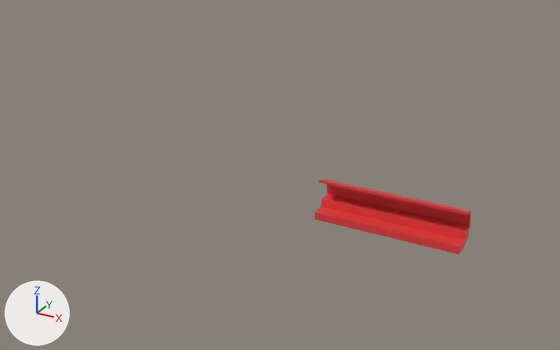
Renders of the Blender file ProyectoRata/Mayas/Recursos/Pantallas/ModeloAlcantarillaGeneral.blend from each side of a commit.
Both versions are drawn from a 50 mm lens placed at (98.0, -297.0, 156.0), pointed at (-92.0, 49.0, -17.0). The axes (+X, +Y, +Z) are drawn at lower left. The lights are the same throughout.

The older version as bpy lines, for what is in view:
```python
me_cilindro = bpy.data.meshes.new('Cilindro')
me_cilindro.from_pydata(...)  # 29 vertices, 20 faces, 2 loose edges; spans x -11.0..7.5, y -6.8..7.5, z -42.9..25.7
me_cilindro.materials.append(mat_ladrillo)  # red #e73e3f
# before: 10 (5.3, 5.3, -42.9), 11 (5.3, 5.3, 25.7) at pixel (467, 238), 13 (7.5, 0.0, -42.9), 14 (7.5, 0.0, 25.7) at pixel (463, 247), 25 (7.5, -6.8, 25.7) at pixel (459, 254)
# before: 26 (7.5, -6.8, -42.9) at pixel (314, 219)
ob_cilindro = bpy.data.objects.new('Cilindro', me_cilindro)
ob_cilindro.location = (0.0, 0.0, 0.0)
ob_cilindro.rotation_euler = (0.0, 1.571, 0.0)  # degrees (0, 90, 0)
```
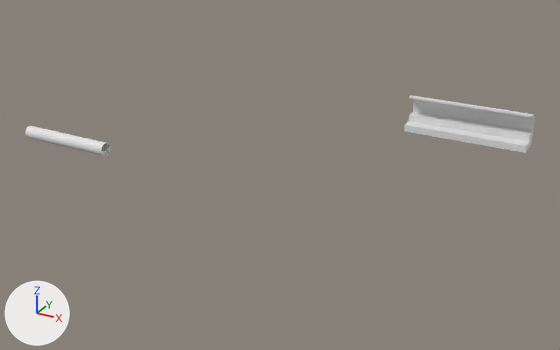
Commit message: Idea alcantarilla

The change, as a diff of the scene's bpy script:
```diff
--- a/ProyectoRata/Mayas/Recursos/Pantallas/ModeloAlcantarillaGeneral.blend.py
+++ b/ProyectoRata/Mayas/Recursos/Pantallas/ModeloAlcantarillaGeneral.blend.py
@@ me_cilindro @@
 # used by ob_cilindro; location = (0.0, 0.0, 0.0); rotation_euler = (0.0, 1.571, 0.0), in degrees (0, 90, 0)
 # verts and faces of me_cilindro; kept vertices keep their numbers, new ones are numbered from 29
-me_cilindro.from_pydata(...)  # 29 vertices, 20 faces, 2 loose edges; spans x -11.0..7.5, y -6.8..7.5, z -42.9..25.7
+me_cilindro.from_pydata(...)  # 37 vertices, 28 faces, 2 loose edges; spans x -11.8..7.7, y -6.8..7.5, z -42.9..25.7
+# me_cilindro part 1
+# 4 faces are deleted
+# 8 vertices move from x -11.0..-7.0, y -3.0..5.7, z -42.9..25.7 to x -11.8..-4.1, y -2.5..7.4, z -42.9..25.7
+# 8 vertices are added at x -11.2..-7.6, y 1.7..5.9, z -42.9..25.7
+# 12 new faces join them
+# me_cilindro part 2
+for i in [13, 14, 25, 26]: verts[i] += (0.2, 0.0, 0.0)
+verts[10] = (7.7, 7.5, -42.9)  # moved
+verts[11] = (7.7, 7.5, 25.7)  # moved, pixel (531, 144)
+# me_cilindro part 3: 16 faces spanning x -11.8..7.7, y -6.8..7.5, z -42.9..25.7 switch from mat_ladrillo (red #e73e3f) to no material
@@ me_cilindro_001 @@
+me_cilindro_001.from_pydata([(0.0, 3.7, -28.1), (0.0, 3.7, 27.6), (2.6, 2.6, -28.1), (2.6, 2.6, 27.6), (3.7, 0.0, -28.1), (3.7, 0.0, 27.6), (2.6, -2.6, -28.1), (2.6, -2.6, 27.6), (0.0, -3.7, -28.1), (0.0, -3.7, 27.6), (-2.6, -2.6, -28.1), (-2.6, -2.6, 27.6), (-3.7, 0.0, -28.1), (-3.7, 0.0, 27.6), (-2.6, 2.6, -28.1), (-2.6, 2.6, 27.6)], [], [(0, 2, 3, 1), (2, 4, 5, 3), (4, 6, 7, 5), (6, 8, 9, 7), (8, 10, 11, 9), (10, 12, 13, 11), (12, 14, 15, 13), (0, 1, 15, 14)])
@@ ob_cilindro @@
 ob_cilindro = bpy.data.objects.new('Cilindro', me_cilindro)
-ob_cilindro.location = (0.0, 0.0, 0.0)
+ob_cilindro.location = (1.8, 111.0, 7.9)
 ob_cilindro.rotation_euler = (0.0, 1.571, 0.0)  # degrees (0, 90, 0)
@@ ob_cilindro_001 @@
+ob_cilindro_001 = bpy.data.objects.new('Cilindro.001', me_cilindro_001)
+ob_cilindro_001.location = (-200.7, 0.0, 0.1)
+ob_cilindro_001.rotation_euler = (0.0, -1.571, 0.0)  # degrees (0, -90, 0)
+_m = ob_cilindro_001.modifiers.new('Subdivisión', 'SUBSURF')
+_m = ob_cilindro_001.modifiers.new('Solidificar', 'SOLIDIFY')
+_m.thickness = 0.27
```

Changed parts and their boxes [x1, y1, x2, y2] in the pictures (560 x 350 px; the box of a moved part takes in the faces that stretch with it):
'Cilindro', reshaped, moved (16% narrower, 21% shorter)
    before: [315, 180, 471, 254]
    after: [404, 95, 535, 153]
'Cilindro.001', added
    after: [25, 126, 110, 156]
part 1 of me_cilindro, built on
    before: [319, 180, 471, 226]
    after: [409, 95, 535, 132]
part 2 of me_cilindro, moved or reshaped
    before: [315, 212, 470, 254]
    after: [404, 125, 533, 153]
part 3 of me_cilindro, recoloured
    before: [315, 194, 470, 247]
    after: [405, 112, 532, 146]
